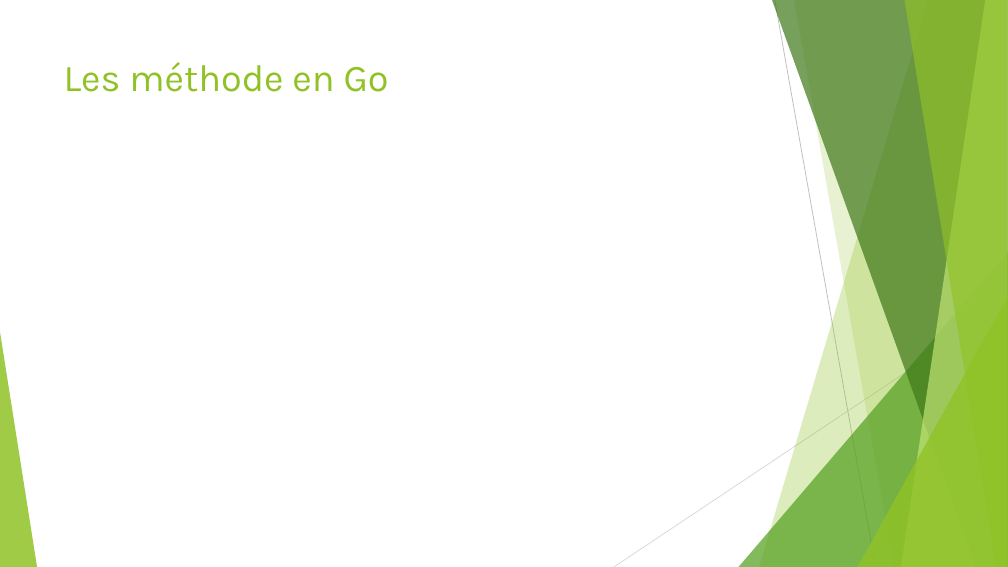
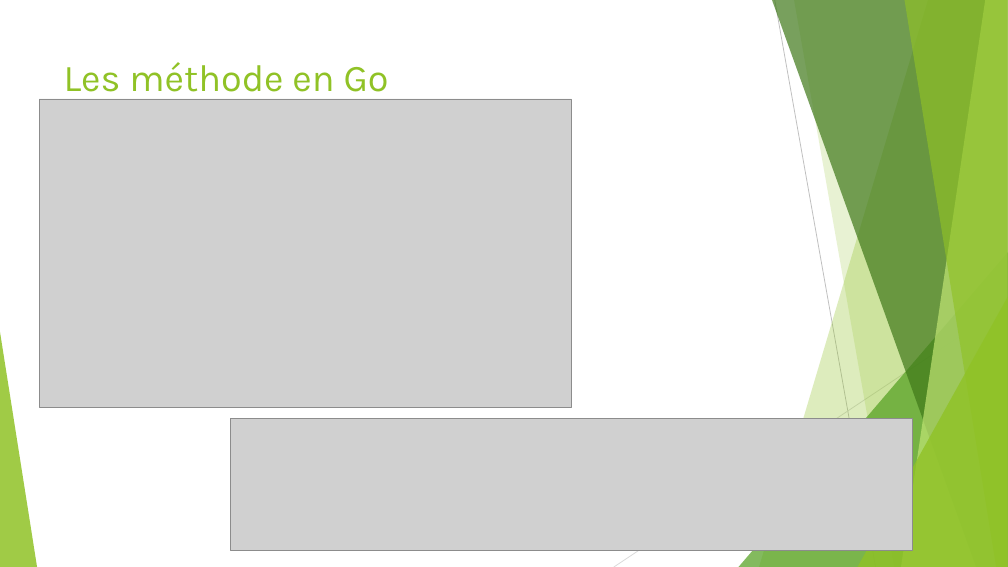
Before and after one commit to worming004/OOPAndGo, a slide deck: slide 7 of PPT/OOPAndGo.pptx. Drawn at 1008x567 pixels with LibreOffice and Linux fonts; fonts in the diff are those of the drawing; grey boxes stand for pictures. Boxes give left, top, right and bottom in pixels: in the first picture for what was removed or moved away, otherwise in the second. Text is boxed around its words. In the diff, an @@ line names an element or a change of style, - is before the commit and + after.

Commit message:
méthodes et méthodes pointers

```diff
--- a/PPT/OOPAndGo.pptx
+++ b/PPT/OOPAndGo.pptx
@@ title "Les méthode en Go" rewrapped from box(64, 62, 389, 92) to box(64, 62, 389, 101) @@
@@ picture added at box(39, 99, 572, 408) @@
@@ picture added at box(231, 419, 913, 551) @@
```
Also in this commit, not shown: 1 other slide changed, 3 slides added, 2 other files.
